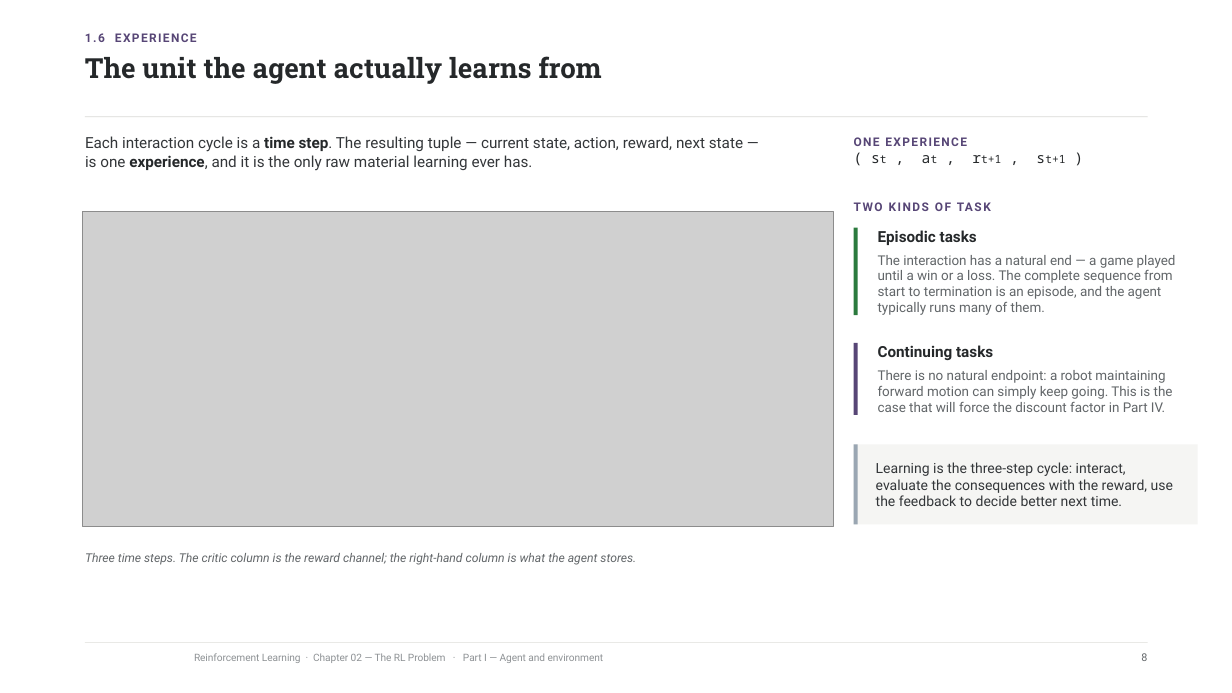
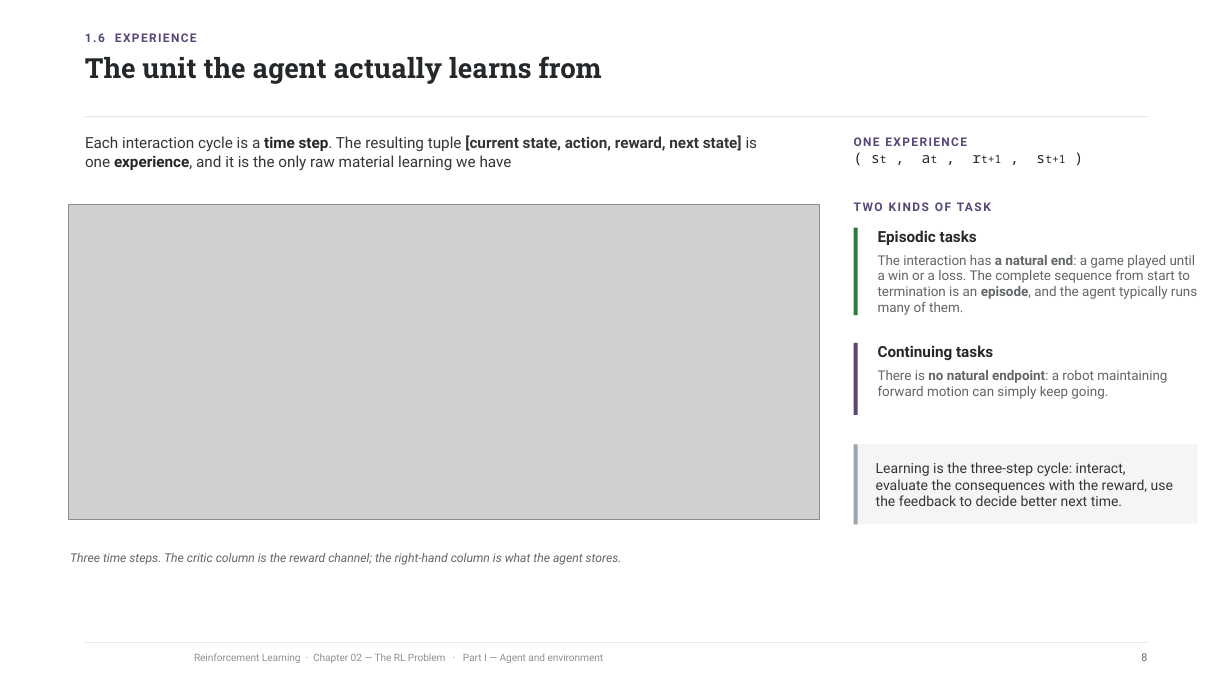
Before and after one commit to riccardoberta/reinforcement-learning, a slide deck: slide 8 of 02 - The RL Problem/slides.pptx. Drawn at 1232x693 pixels with LibreOffice and Linux fonts; fonts in the diff are those of the drawing; grey boxes stand for pictures; background and template pictures are left out. Boxes give left, top, right and bottom in pixels: in the first picture for what was removed or moved away, otherwise in the second. Text is boxed around its words. In the diff, an @@ line names an element or a change of style, - is before the commit and + after.

```diff
--- a/02 - The RL Problem/slides.pptx
+++ b/02 - The RL Problem/slides.pptx
@@ text at <box>85,135,758,171</box>: text changed @@
-Each interaction cycle is a time step. The resulting tuple — current state, action, reward, next state — is one experience, and it is the only raw material learning ever has.
+Each interaction cycle is a time step. The resulting tuple [current state, action, reward, next state] is one experience, and it is the only raw material learning we have
@@ picture: place and size @@
-picture at <box>82,212,834,527</box>
+picture at <box>68,205,820,520</box>
@@ text at <box>878,255,1197,315</box>: text changed @@
-The interaction has a natural end — a game played until a win or a loss. The complete sequence from start to termination is an episode, and the agent typically runs many of them.
+The interaction has a natural end: a game played until a win or a loss. The complete sequence from start to termination is an episode, and the agent typically runs many of them.
@@ text at <box>878,370,1167,399</box>: text changed @@
-There is no natural endpoint: a robot maintaining forward motion can simply keep going. This is the case that will force the discount factor in Part IV.
+There is no natural endpoint: a robot maintaining forward motion can simply keep going.
@@ text "Three time steps. The critic ...": place and size @@
-text "Three time steps. The critic ..." at <box>85,553,636,565</box>
+text "Three time steps. The critic ..." at <box>70,553,622,565</box>
```
Also in this commit, not shown: 34 other slides changed, 22 other files.
